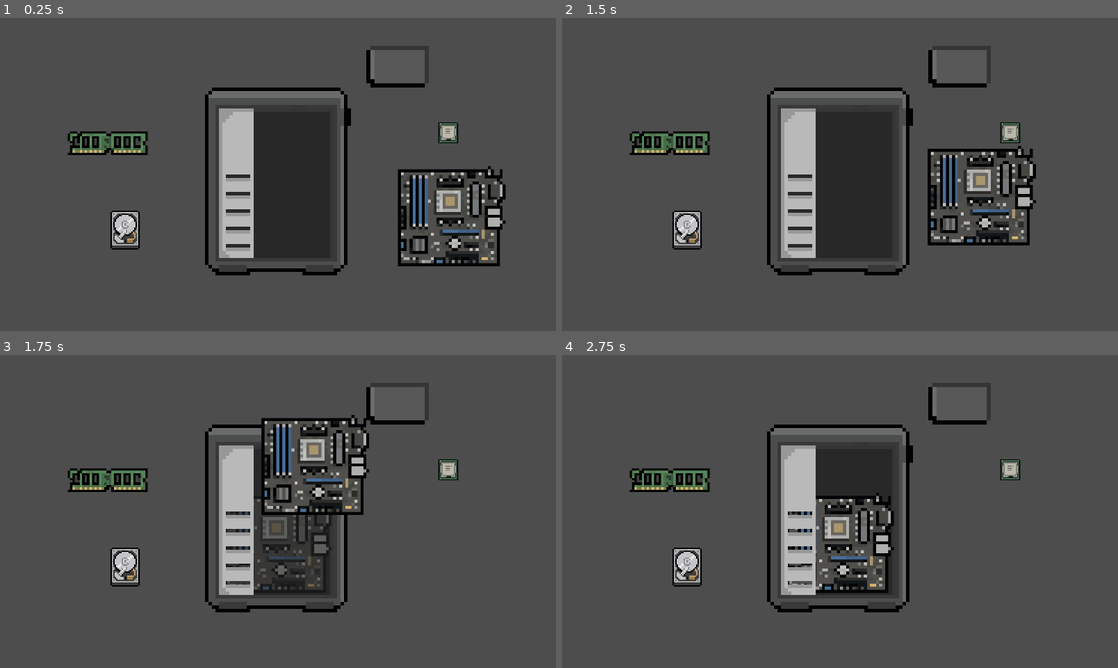
Above: before the commit, frames 1-4 (two rows, left to right).
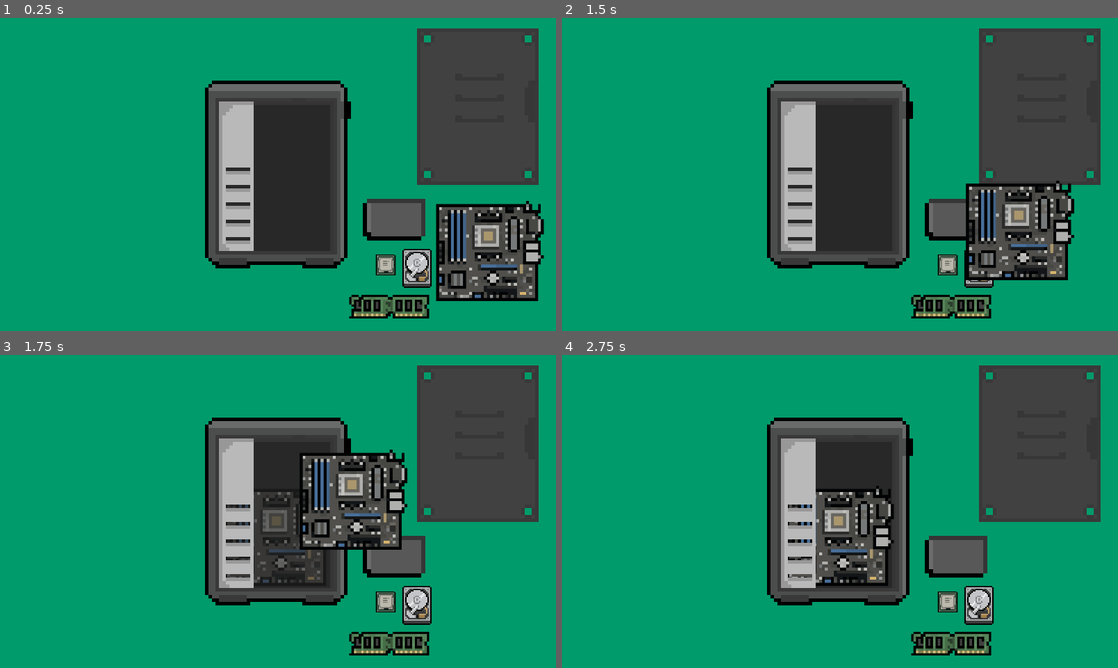
Above: after the commit, the same moments.

Repository: Raikosuu/Full-Tech-Panic_Public
Game: Godot game, scene res://scenes/minigame_1_v_2.tscn
Same seed, same stepped clock (60 frames per second), same inputs: the game is played once before the commit and once after it. This scene is started directly instead of the project's main scene.
Inputs (mouse positions are in pixels of both pictures, inside the frame that each line leads up to):
- Up to frame 1 (0.25 s): no input
- Up to frame 2 (1.5 s): tap Enter at 0.5 s; move the mouse to (812, 237) at 0.52 s; hold W (move_up) 0.53-1.25 s; click (812, 237) at 0.67 s; tap Space at 1.25 s; drag from (1006, 221) to (862, 130) at 1.27 s
- Up to frame 3 (1.75 s): no input
- Up to frame 4 (2.75 s): move the mouse to (673, 464) at 2.02 s; hold A (move_left) from 2.03 s (still down)

The runs differ from the first frame. In frame 1, 75% of the frame differs, in the area x 0-100%, y 0-100%; in frame 2, 76%; in frame 3, 80%; in frame 4, 79%.

Commit message:
fixed a bug, adjusted positioning of the objects, added ESD mat and made panel scene
Panel now snaps to the system unit. also fixed bug where the scaled snapzone also scales the snap preview.

Diff:
--- a/scenes/minigame_1_v_2.tscn
+++ b/scenes/minigame_1_v_2.tscn
@@ -10,13 +10,26 @@
 [ext_resource type="PackedScene" uid="uid://c380fba04gpma" path="res://scenes/su_rack.tscn" id="8_qbqew"]
 [ext_resource type="PackedScene" uid="uid://pgpcgeywpbc5" path="res://scenes/ram_module.tscn" id="10_qbqew"]
 [ext_resource type="PackedScene" uid="uid://cou02t2vy1mu2" path="res://scenes/hdd.tscn" id="11_6j407"]
+[ext_resource type="PackedScene" uid="uid://bcg8ruhd4vc5n" path="res://scenes/su_panel.tscn" id="11_rnrb2"]
 
 [node name="Minigame1_v2" type="Node2D"]
 
 [node name="Camera2D" type="Camera2D" parent="."]
 zoom = Vector2(8, 8)
 
+[node name="ESD Mat" type="ColorRect" parent="."]
+z_index = -1
+offset_left = -84.0
+offset_top = -49.0
+offset_right = 84.0
+offset_bottom = 49.0
+color = Color(4.5724214e-06, 0.6079397, 0.41652828, 1)
+
 [node name="SU_main" parent="." instance=ExtResource("1_xsi8y")]
+position = Vector2(0, -2)
+
+[node name="Panel_snapzone" parent="SU_main" index="0"]
+accepted_components = Array[NodePath]([NodePath("../../SU_panel")])
 
 [node name="Battery_snapzone" parent="SU_main" instance=ExtResource("4_cn6rf")]
 position = Vector2(7, -13)
@@ -30,37 +43,38 @@
 accepted_type = "MOBO"
 
 [node name="MoBo" parent="." instance=ExtResource("1_8f04i")]
-position = Vector2(50, 12)
+position = Vector2(61, 22)
 
-[node name="snapzone" parent="MoBo" index="2"]
+[node name="CPU_snapzone" parent="MoBo" index="2"]
 accepted_components = Array[NodePath]([NodePath("../../CPU")])
 accepted_type = "CPU"
 remove_component = true
 allow_preview = false
 
-[node name="snapzone2" parent="MoBo" index="3"]
+[node name="RAM_snapzone" parent="MoBo" index="3"]
 accepted_components = Array[NodePath]([NodePath("../../RAM_Module")])
 accepted_type = "RAM"
 remove_component = true
 allow_preview = false
 
 [node name="SU_Battery" parent="." instance=ExtResource("3_ebvq3")]
-position = Vector2(35, -31)
+position = Vector2(34, 13)
 script = ExtResource("5_fpq7e")
 
 [node name="CPU" parent="." instance=ExtResource("6_s7b8k")]
-position = Vector2(49, -12)
+position = Vector2(31, 26)
 
 [node name="RAM_Module" parent="." instance=ExtResource("10_qbqew")]
-position = Vector2(-49, -9)
+position = Vector2(32, 38)
 lock_rotation = true
 linear_damp = 50.0
 angular_damp = 50.0
 
 [node name="SuRack" parent="." instance=ExtResource("8_qbqew")]
+position = Vector2(0, -2)
 
 [node name="HDD" parent="." instance=ExtResource("11_6j407")]
-position = Vector2(-44, 16)
+position = Vector2(40, 27)
 
 [node name="Screws" type="Node2D" parent="."]
 visible = false
@@ -68,4 +82,8 @@
 [node name="Screws" parent="Screws" instance=ExtResource("7_s6qws")]
 position = Vector2(-52, 7)
 
+[node name="SU_panel" parent="." instance=ExtResource("11_rnrb2")]
+position = Vector2(58, -22)
+
+[editable path="SU_main"]
 [editable path="MoBo"]
--- a/scenes/mo_bo.tscn
+++ b/scenes/mo_bo.tscn
@@ -24,10 +24,10 @@
 position = Vector2(-1, 0.25)
 shape = SubResource("RectangleShape2D_gqnev")
 
-[node name="snapzone" parent="." instance=ExtResource("2_gqnev")]
+[node name="CPU_snapzone" parent="." instance=ExtResource("2_gqnev")]
 position = Vector2(0, -3.9999998)
 scale = Vector2(0.4, 0.4)
 
-[node name="snapzone2" parent="." instance=ExtResource("2_gqnev")]
-position = Vector2(-9.000001, -1.9999999)
+[node name="RAM_snapzone" parent="." instance=ExtResource("2_gqnev")]
+position = Vector2(-9, -3.9999998)
 scale = Vector2(0.4, 0.4)
--- a/scenes/su_panel.tscn
+++ b/scenes/su_panel.tscn
@@ -1,5 +1,6 @@
-[gd_scene load_steps=3 format=3 uid="uid://bcg8ruhd4vc5n"]
+[gd_scene load_steps=4 format=3 uid="uid://bcg8ruhd4vc5n"]
 
+[ext_resource type="Script" uid="uid://bg4gmfrwc81fs" path="res://scripts/panel.gd" id="1_adlao"]
 [ext_resource type="Texture2D" uid="uid://ch5wvsfuxxk8l" path="res://assets/Computer parts/SystemUnit/SU_Panel.png" id="1_g5wu7"]
 
 [sub_resource type="RectangleShape2D" id="RectangleShape2D_adlao"]
@@ -9,6 +10,7 @@
 lock_rotation = true
 linear_damp = 50.0
 angular_damp = 50.0
+script = ExtResource("1_adlao")
 
 [node name="Sprite2D" type="Sprite2D" parent="."]
 texture = ExtResource("1_g5wu7")
--- a/scenes/su_rack.tscn
+++ b/scenes/su_rack.tscn
@@ -8,6 +8,12 @@
 a = Vector2(-18, -19)
 b = Vector2(-18, 24)
 
+[sub_resource type="SegmentShape2D" id="SegmentShape2D_rp81c"]
+b = Vector2(12, 0)
+
+[sub_resource type="SegmentShape2D" id="SegmentShape2D_b1r2p"]
+b = Vector2(12, 0)
+
 [node name="SuRack" type="StaticBody2D"]
 
 [node name="Sprite2D" type="Sprite2D" parent="."]
@@ -15,6 +21,10 @@
 
 [node name="CollisionShape2D" type="CollisionShape2D" parent="."]
 shape = SubResource("SegmentShape2D_76nbd")
+
+[node name="CollisionShape2D2" type="CollisionShape2D" parent="."]
+position = Vector2(-19, -20)
+shape = SubResource("SegmentShape2D_rp81c")
 
 [node name="HDD_snapzone" parent="." instance=ExtResource("2_rp81c")]
 position = Vector2(-12, 16)
@@ -25,3 +35,7 @@
 target_sprite = NodePath("../Sprite2D")
 snapped_texture = ExtResource("3_b1r2p")
 allow_preview = false
+
+[node name="CollisionShape2D3" type="CollisionShape2D" parent="."]
+position = Vector2(-19, 25)
+shape = SubResource("SegmentShape2D_b1r2p")
--- a/scenes/system_unit.tscn
+++ b/scenes/system_unit.tscn
@@ -1,6 +1,11 @@
-[gd_scene load_steps=2 format=3 uid="uid://rhxauoy66x4e"]
+[gd_scene load_steps=3 format=3 uid="uid://rhxauoy66x4e"]
 
 [ext_resource type="Texture2D" uid="uid://e7txdmshf8sk" path="res://assets/Computer parts/SystemUnit/SU_Main.png" id="1_aexwn"]
+[ext_resource type="PackedScene" uid="uid://bhph80goxwfn5" path="res://scenes/snap_zone.tscn" id="2_hvds5"]
 
 [node name="SU_main" type="Sprite2D"]
 texture = ExtResource("1_aexwn")
+
+[node name="Panel_snapzone" parent="." instance=ExtResource("2_hvds5")]
+scale = Vector2(2, 2)
+accepted_type = "PANEL"
--- /dev/null
+++ b/scripts/panel.gd
@@ -0,0 +1,6 @@
+# Access main controls
+extends "res://scripts/drag_cont.gd"
+
+func _ready() -> void:
+	component_type = "PANEL"
+	super._ready()  # calls DraggableComponent _ready()
--- a/scripts/snap_zone.gd
+++ b/scripts/snap_zone.gd
@@ -43,6 +43,8 @@
 		_preview.texture = sprite.texture
 		_preview.modulate = preview_modulate
 		_preview.scale = body.scale * sprite.scale
+		_preview.transform = sprite.transform
+		_preview.scale /= self.scale
 		_preview.rotation = body.rotation + sprite.rotation
 		_preview.centered = sprite.centered
 		_preview.offset = sprite.offset
Not shown: 1 places in scenes/minigame_1_v_2.tscn that only renumber resources
Not shown: 1 places in scenes/su_rack.tscn that only renumber resources
Not shown, added: scripts/panel.gd.uid
